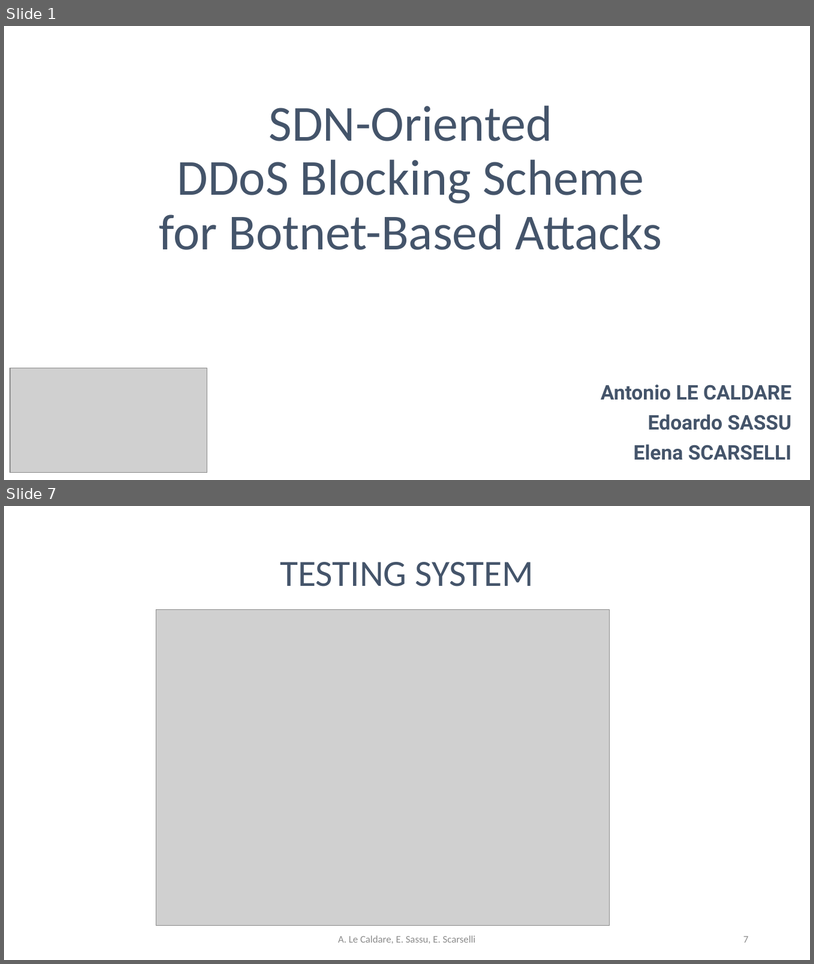
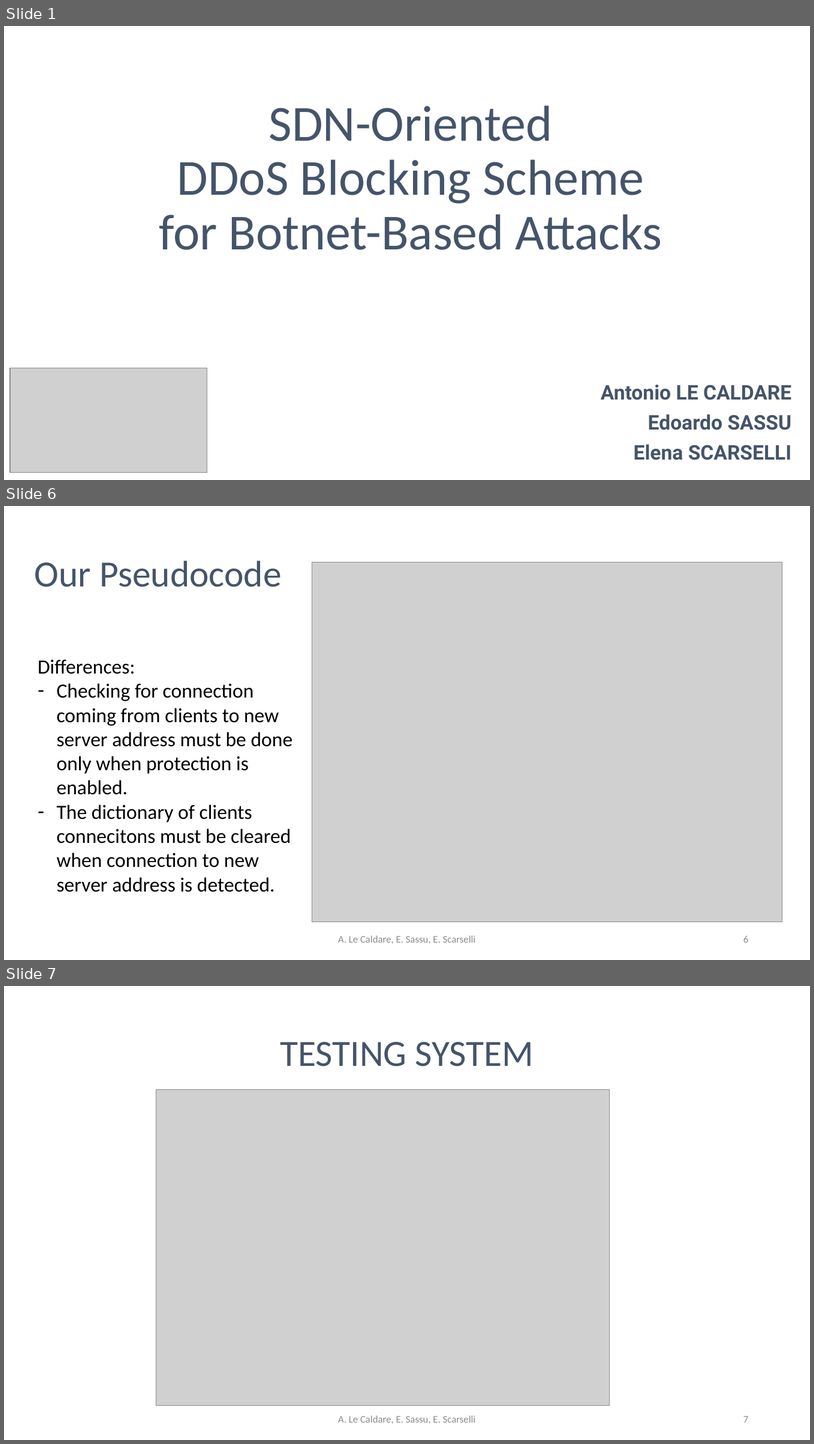
Before and after one commit to psoftware/ddosdefence-floodlight-controller, a slide deck: Docs/DDoSDefence.pptx. Shown one above the other, each under a label of ours: slides 1 and 7 before the commit, slides 1, 6 and 7 after it; the slides between them are not shown. The pictures are 814x964 and 814x1444 pixels, drawn with LibreOffice and Linux fonts; fonts in the diff are those of the drawing; grey boxes stand for pictures. Boxes give left, top, right and bottom in pixels: in the first picture for what was removed or moved away, otherwise in the second. Text is boxed around its words. In the diff, an @@ line names an element or a change of style, - is before the commit and + after.

```diff
--- a/Docs/DDoSDefence.pptx
+++ b/Docs/DDoSDefence.pptx
@@ slide 6 added at <box>4,506,810,960</box>, background #FFFFFF @@
@@ title added at <box>35,561,282,587</box>, 44 pt, text #44546A @@
+Our Pseudocode
@@ picture added at <box>312,562,783,922</box> @@
@@ text added at <box>38,659,293,892</box>, 24 pt, text #000000 @@
+Differences:
+– Checking for connection coming from clients to new server address must be done only when protection is enabled.
+– The dictionary of clients connecitons must be cleared when connection to new server address is detected.
@@ text added at <box>338,935,476,943</box>, 12 pt, text #8C8C8C @@
+A. Le Caldare, E. Sassu, E. Scarselli
@@ page number added at <box>744,936,749,942</box>, 12 pt, text #8C8C8C @@
+6
```
Also in this commit, not shown: 5 slides changed, 1 other file.
